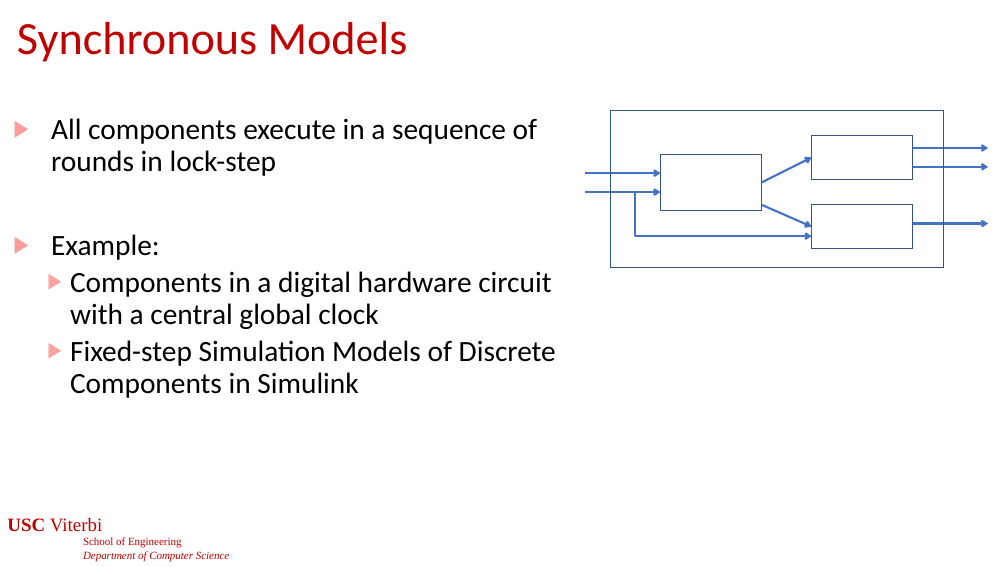
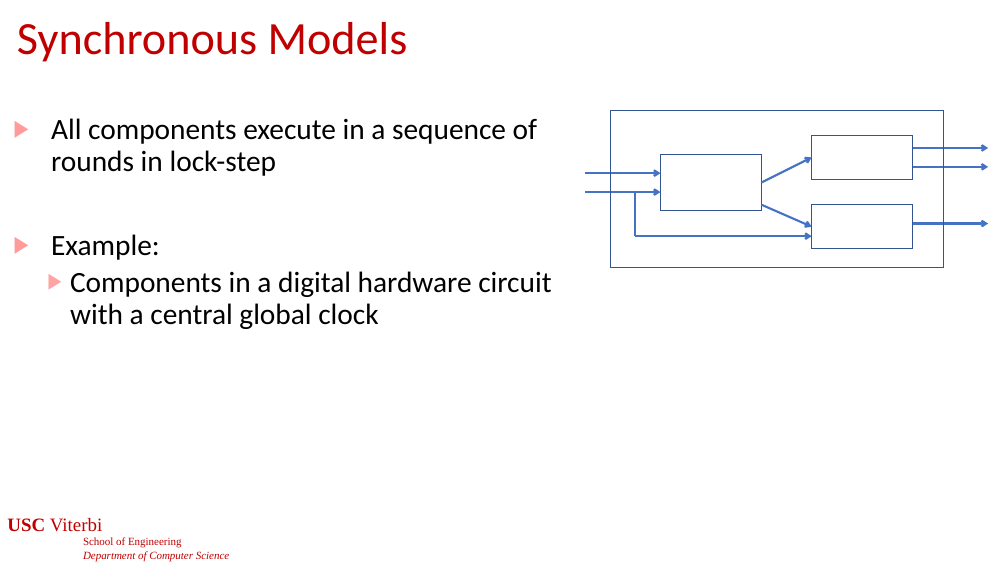
Before and after one commit to jdeshmukh/jdeshmukh.github.io, a slide deck: slide 9 of teaching/cs513-autocps-fall-2024/slides/ModelsOfComputation.pptx (slide 11 before the commit). Drawn at 1008x567 pixels with LibreOffice and Linux fonts; fonts in the diff are those of the drawing; background and template pictures are left out. Boxes give left, top, right and bottom in pixels: in the first picture for what was removed or moved away, otherwise in the second. Text is boxed around its words. In the diff, an @@ line names an element or a change of style, - is before the commit and + after.

```diff
--- a/teaching/cs513-autocps-fall-2024/slides/ModelsOfComputation.pptx
+++ b/teaching/cs513-autocps-fall-2024/slides/ModelsOfComputation.pptx
@@ text at (x1=70, y1=340, x2=556, y2=398): paragraph removed @@
-  ▶ Fixed-step Simulation Models of Discrete Components in Simulink
```
Also in this commit, not shown: 11 other slides changed, 1 slide added, 2 slides removed.
